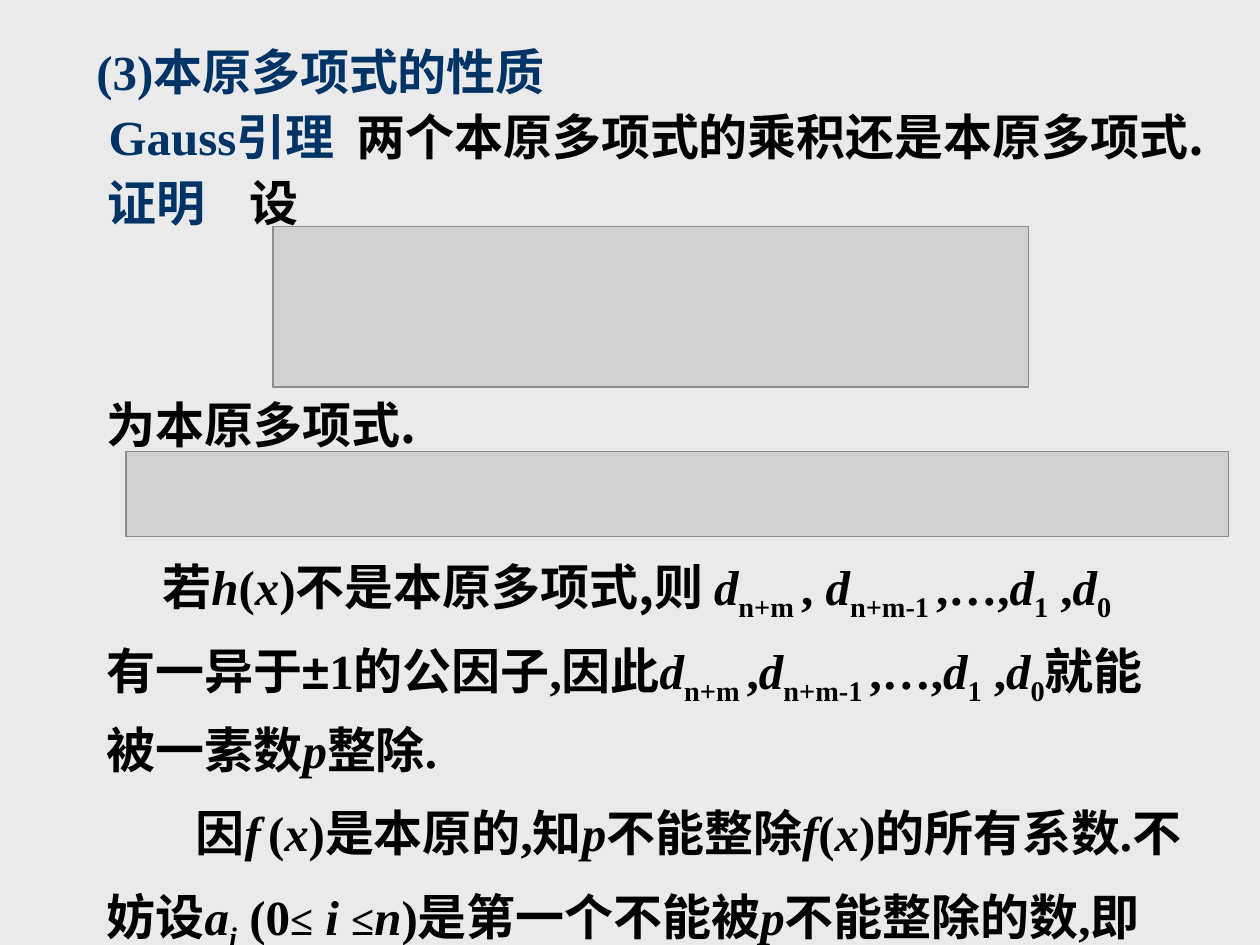
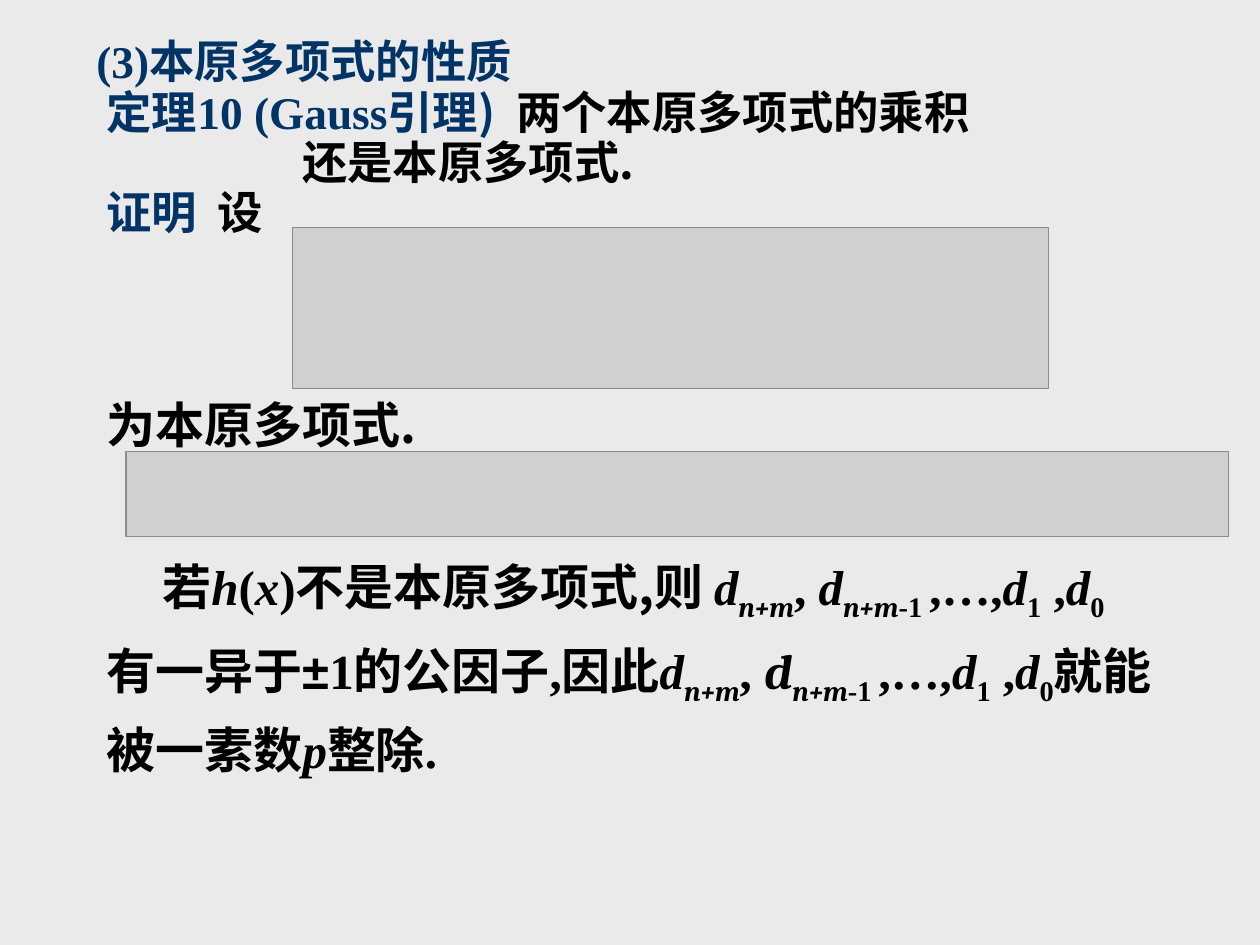
Before and after one commit to zhangbiaomath/zhangbiaomath.github.io, a slide deck: slide 95 of teaching/gaodai/课件/第1章-多项式.ppt (slide 100 before the commit). Drawn at 1260x945 pixels with LibreOffice and Linux fonts; fonts in the diff are those of the drawing; grey boxes stand for pictures. Boxes give left, top, right and bottom in pixels: in the first picture for what was removed or moved away, otherwise in the second. Text is boxed around its words. In the diff, an @@ line names an element or a change of style, - is before the commit and + after.

```diff
--- a/teaching/gaodai/课件/第1章-多项式.ppt
+++ b/teaching/gaodai/课件/第1章-多项式.ppt
@@ text at (x1=96, y1=43, x2=512, y2=233): size 28 to 25.9 pt in "(3)本原多项式的性质", "证明 设"; line spacing 0.9 to 0.7 @@
@@ text at (x1=107, y1=83, x2=969, y2=183): text changed; size 28 to 25.9 pt @@
-Gauss引理 两个本原多项式的乘积还是本原多项式.
+定理10 (Gauss引理) 两个本原多项式的乘积
+还是本原多项式.
@@ picture moved from (x1=273, y1=227, x2=1029, y2=388) to (x1=292, y1=228, x2=1048, y2=389) @@
@@ text at (x1=107, y1=563, x2=922, y2=701): spaces changed @@
-若h(x)不是本原多项式,则 dn+m , dn+m-1 ,…,d1 ,d0
-有一异于±1的公因子,因此dn+m ,dn+m-1 ,…,d1 ,d0就能
+若h(x)不是本原多项式,则 dn+m, dn+m-1 ,…,d1 ,d0
+有一异于±1的公因子,因此dn+m, dn+m-1 ,…,d1 ,d0就能
@@ text at (x1=107, y1=811, x2=1181, y2=945): paragraphs removed @@
-因f (x)是本原的,知p不能整除f(x)的所有系数.不
-妨设ai (0≤ i ≤n)是第一个不能被p不能整除的数,即
```
Also in this commit, not shown: 44 other slides changed, 5 slides removed, 6 other files.
